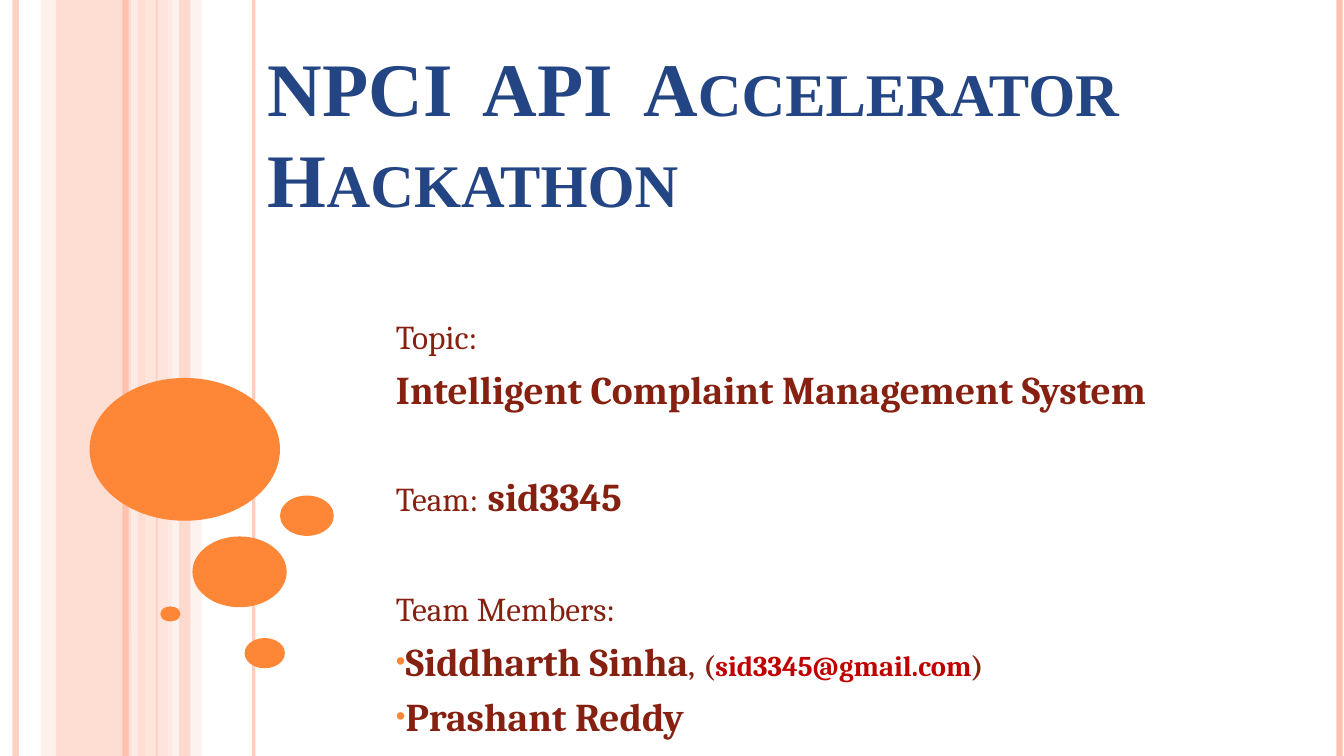
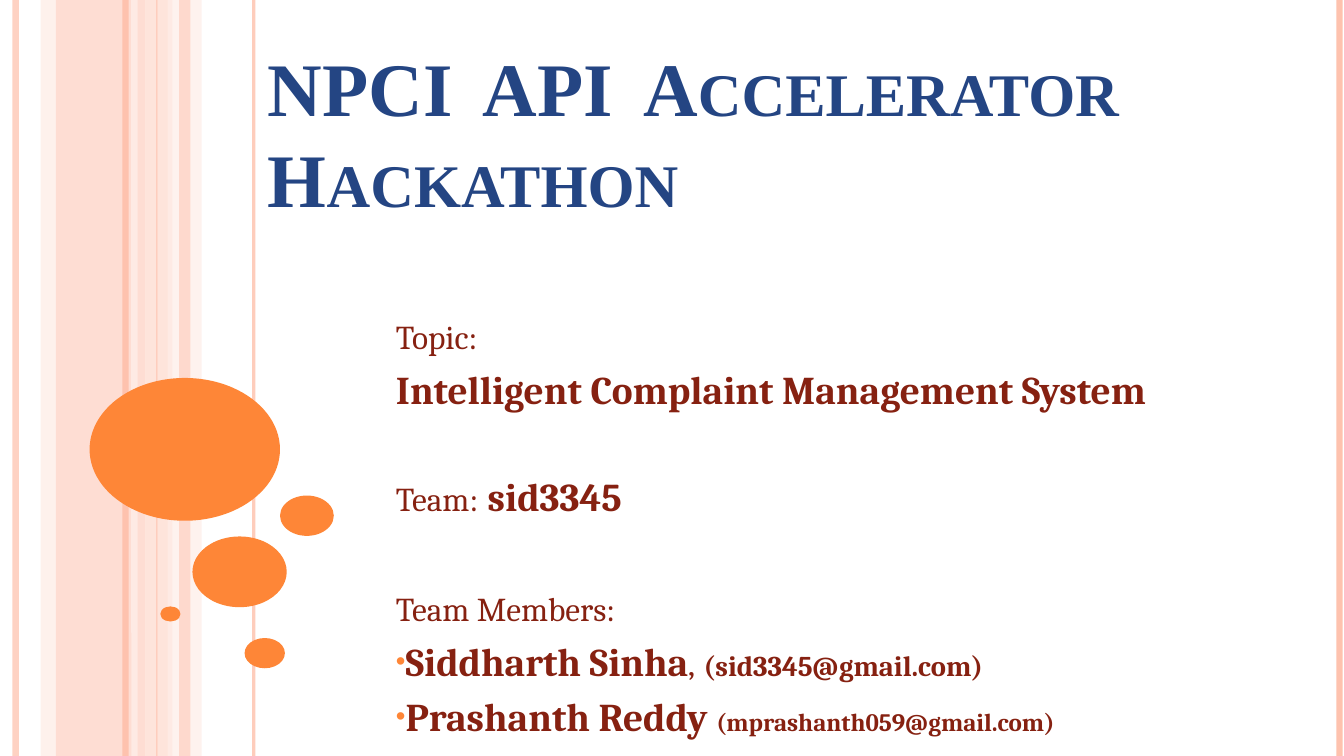
Before and after one commit to Iamprashanth-1/Comliant_dash, a slide deck: slide 1 of NPCI API hackathon.pptx. Drawn at 1344x756 pixels with LibreOffice and Linux fonts; fonts in the diff are those of the drawing. Boxes give left, top, right and bottom in pixels: in the first picture for what was removed or moved away, otherwise in the second. Text is boxed around its words. In the diff, an @@ line names an element or a change of style, - is before the commit and + after.

```diff
--- a/NPCI API hackathon.pptx
+++ b/NPCI API hackathon.pptx
@@ subtitle at [406, 648, 983, 682]: text colour #C00000 to #862110 in "(sid3345@gmail.com)" @@
@@ subtitle at [406, 703, 1054, 740]: text changed; size 28.1 to 17.9 pt @@
-• Prashant Reddy
+• Prashanth Reddy (mprashanth059@gmail.com)
```
